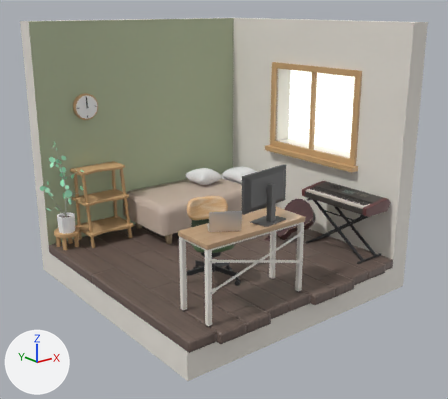
The glTF model public/portfolio_room_1_2.glb, before and after one commit.
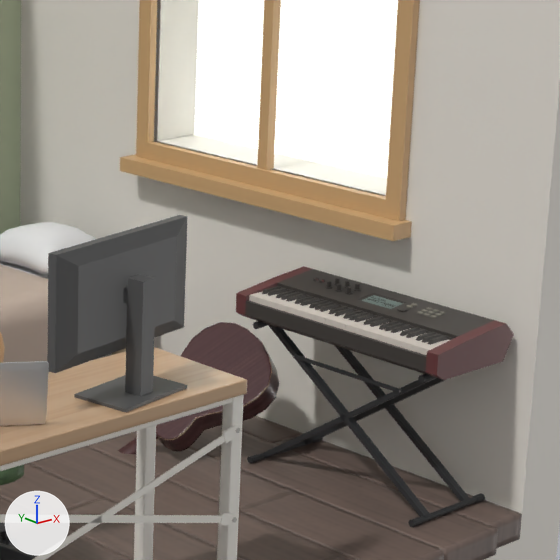
Old and new are each drawn whole from a camera (50 mm lens) standing at (-4.22, -5.41, 2.77) and looking at (0.02, -0.11, 0.65) and again close up on the part from 51% to 90% of the width and 24% to 69% of the height. Lighting does not change. The marker at lower left points along +X, +Y and +Z. The first two pictures are the older version. Where no turn or scale is listed for an object, it has been applied to the vertices.

In view in the first close-up: 'AcousticGuitarBody', 'BedComforter', 'DeskBody', 'LaptopBody', 'MonitorBody', 'SynthesizerBody', 'SynthesizerStand', 'WallGreen', 'WallWhite', 'WindowFrame', 'WindowSky', 'WoodFloorBody' and 3 more.
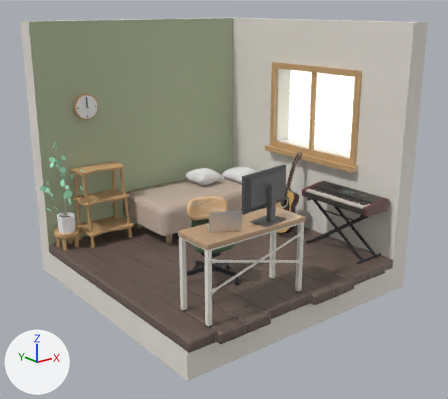
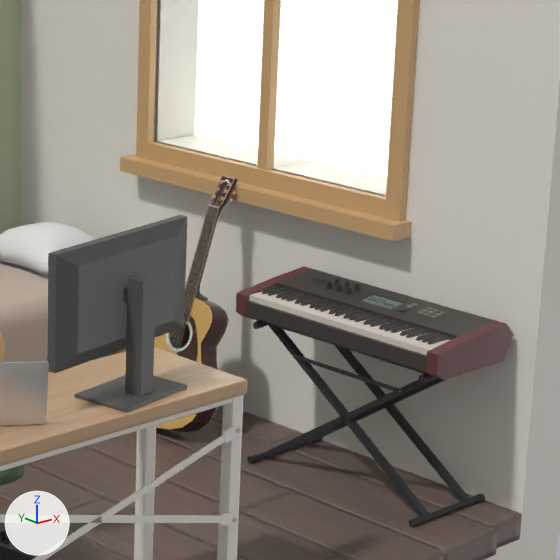
ob_acousticguitar is not drawn itself; it is the parent of ob_acousticguitarbody.

Boxes [x1, y1, x2, y2] around the edits, measured in the close-ups (560 x 560 px):
'AcousticGuitarBody', moved, turned
    before: [118, 322, 279, 454]
    after: [154, 175, 239, 432]

The change, as a diff of the scene's bpy script:
```diff
--- a/public/portfolio_room_1_2.glb.py
+++ b/public/portfolio_room_1_2.glb.py
@@ ob_acousticguitar @@
 ob_acousticguitar = bpy.data.objects.new('AcousticGuitar', None)
-ob_acousticguitar.location = (0.95, -0.312, 0.267)
-ob_acousticguitar.rotation_euler = (2.238, 0.425, -1.78)  # degrees (128, 24, -102)
+ob_acousticguitar.location = (1.03, -0.0584, 0.267)
+ob_acousticguitar.rotation_euler = (-0.345, 0.0, -1.539)  # degrees (-20, 0, -88)
```
